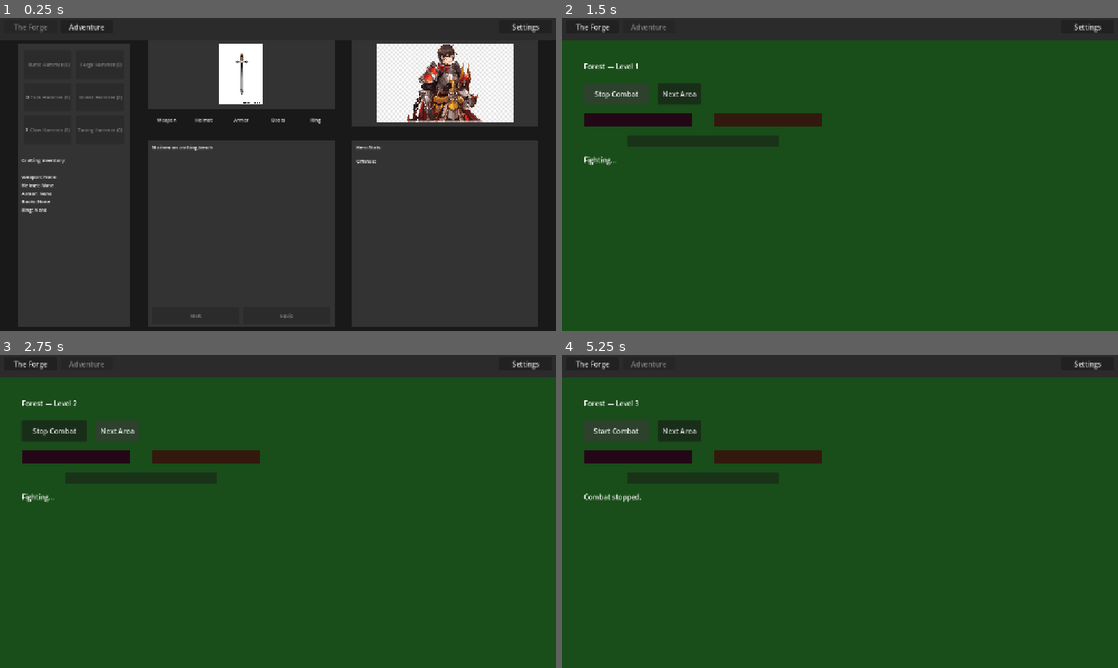
Above: before the commit, frames 1-4 (two rows, left to right).
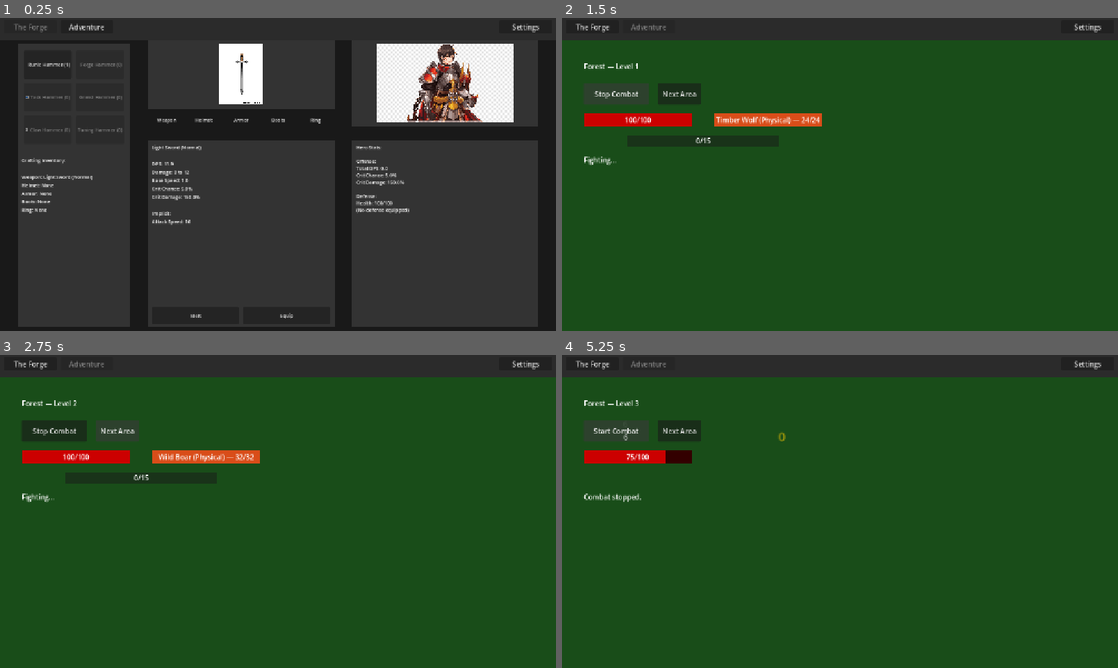
Above: after the commit, the same moments.

Repository: loginn/hammertime
Game: Godot game, scene res://scenes/main.tscn
Same seed, same stepped clock (60 frames per second), same inputs: the game is played once before the commit and once after it.
Inputs:
- Up to frame 1 (0.25 s): no input
- Up to frame 2 (1.5 s): click "Adventure" at 0.5 s; click "Start Combat" at 1.25 s
- Up to frame 3 (2.75 s): click "Next Area" at 2 s
- Up to frame 4 (5.25 s): click "Next Area" at 2.75 s; click "The Forge" at 3.5 s; click "Adventure" at 4.25 s; click "Stop Combat" at 5 s

The runs differ from the first frame. In frame 1, 1.0% of the frame differs, in the area x 5-74%, y 14-96%; in frame 2, 1.7%; in frame 3, 1.7%; in frame 4, 2.4%, in the area x 4-47%, y 24-42%.
Error before the commit: Parse Error: Cannot infer the type of "all_affixes" variable because the value doesn't have a set type. (res://models/hero.gd:111)

Commit message:
test(23): complete UAT - 5 passed, 0 issues, 1 skipped
Fix hero.gd parser error: explicit Array type for .duplicate() calls.

Co-Authored-By: Claude Opus 4.6 <noreply@anthropic.com>

Diff:
--- a/models/hero.gd
+++ b/models/hero.gd
@@ -108,7 +108,7 @@
 	if "weapon" in equipped_items and equipped_items["weapon"] != null:
 		var weapon = equipped_items["weapon"]
 		if weapon is Weapon:
-			var all_affixes := weapon.prefixes.duplicate()
+			var all_affixes: Array = weapon.prefixes.duplicate()
 			all_affixes.append_array(weapon.suffixes)
 			if weapon.implicit:
 				all_affixes.append(weapon.implicit)
@@ -124,7 +124,7 @@
 	if "ring" in equipped_items and equipped_items["ring"] != null:
 		var ring = equipped_items["ring"]
 		if ring is Ring:
-			var all_affixes := ring.prefixes.duplicate()
+			var all_affixes: Array = ring.prefixes.duplicate()
 			all_affixes.append_array(ring.suffixes)
 			if ring.implicit:
 				all_affixes.append(ring.implicit)
@@ -152,7 +152,7 @@
 		if weapon is Weapon:
 			speed = float(weapon.base_speed)
 			# Apply speed modifiers from affixes
-			var all_affixes := weapon.prefixes.duplicate()
+			var all_affixes: Array = weapon.prefixes.duplicate()
 			all_affixes.append_array(weapon.suffixes)
 			if weapon.implicit:
 				all_affixes.append(weapon.implicit)
Not shown, added: .planning/phases/23-damage-range-data-model/23-UAT.md
